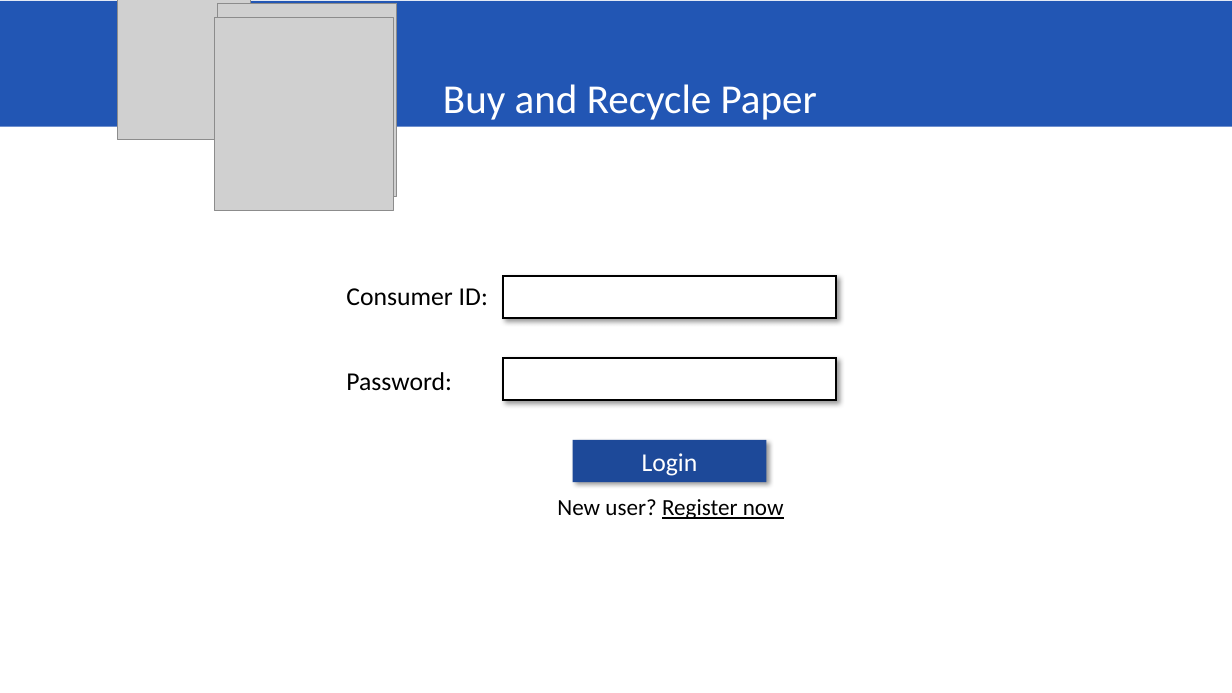
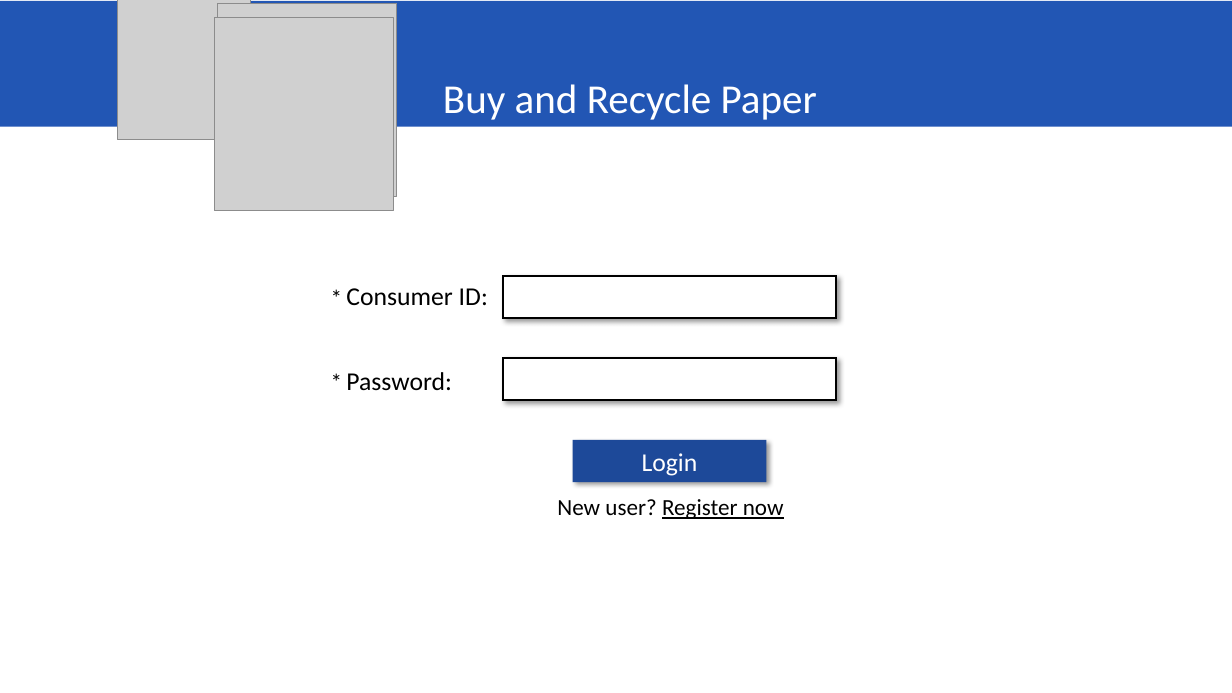
Before and after one commit to Rahul29111993/SATVA, a slide deck: slide 1 of Angular/assets/Satva-BuyPaper.pptx (slide 4 before the commit). Drawn at 1232x693 pixels with LibreOffice and Linux fonts; fonts in the diff are those of the drawing; grey boxes stand for pictures. Boxes give left, top, right and bottom in pixels: in the first picture for what was removed or moved away, otherwise in the second. Text is boxed around its words. In the diff, an @@ line names an element or a change of style, - is before the commit and + after.

```diff
--- a/Angular/assets/Satva-BuyPaper.pptx
+++ b/Angular/assets/Satva-BuyPaper.pptx
@@ text added at bbox=[322, 279, 383, 316], 18 pt, text #000000 @@
+*
@@ text added at bbox=[322, 363, 383, 400], 18 pt, text #000000 @@
+*
```
Also in this commit, not shown: 8 other slides changed, 1 slide removed, 34 other files.
